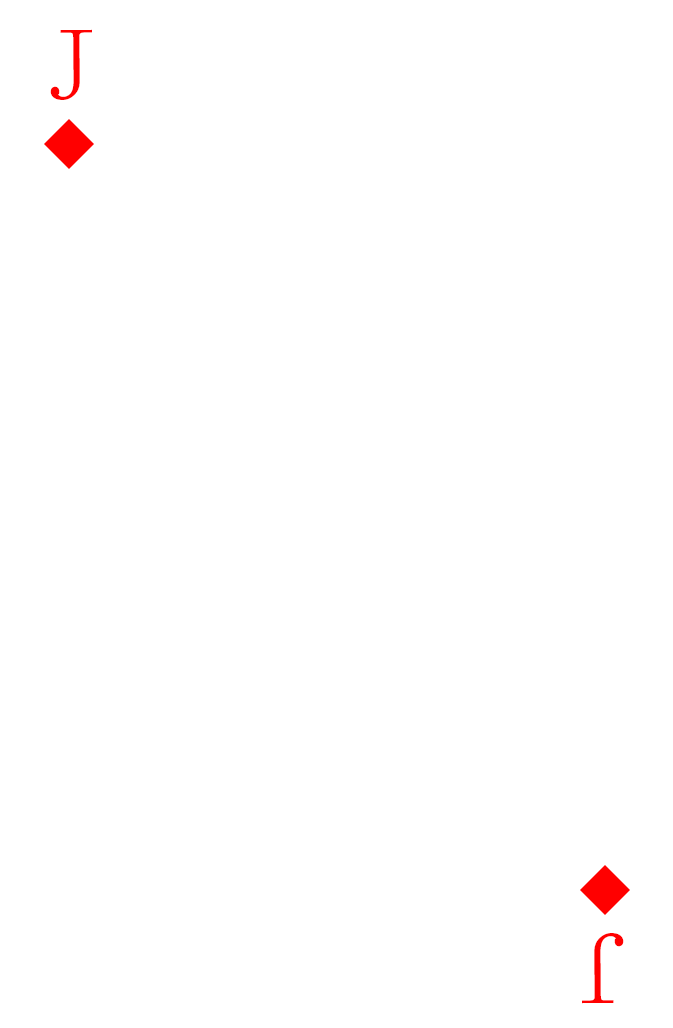
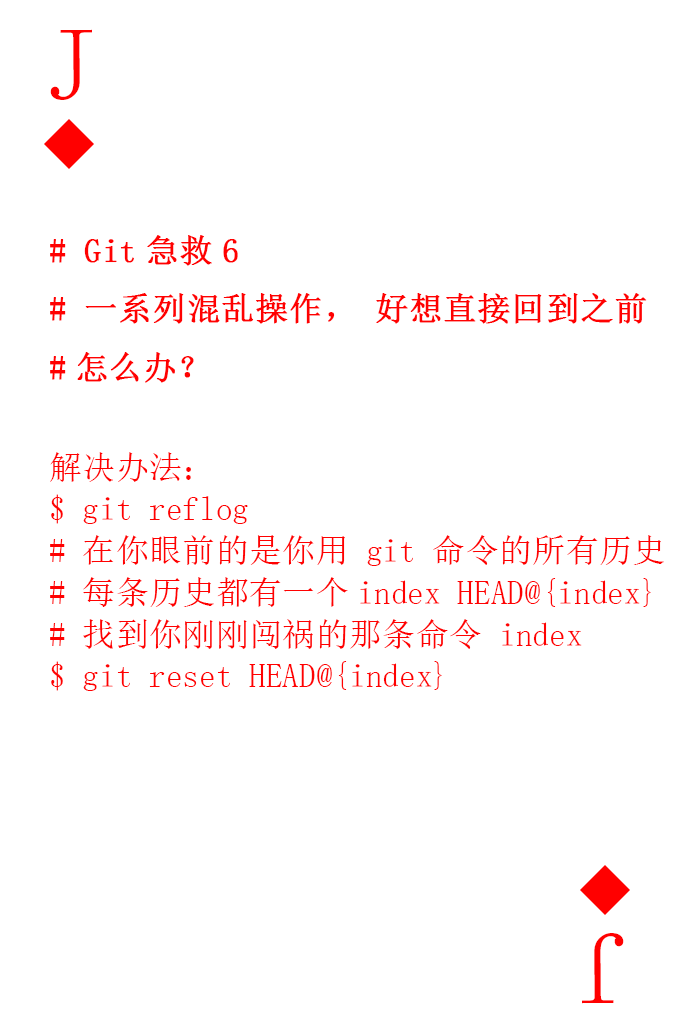
Layers edited between the first and the second 673×1028 image:
added group "command" with 1 layers above "num and pic up" over [50, 235, 664, 691]
added layer "# Git急救6 # 一系列混乱操作，好想直接回到之前 #怎么办？ 解决办法： $ git reflog # 在你眼前的是你" in group "command" over [50, 235, 664, 691]
